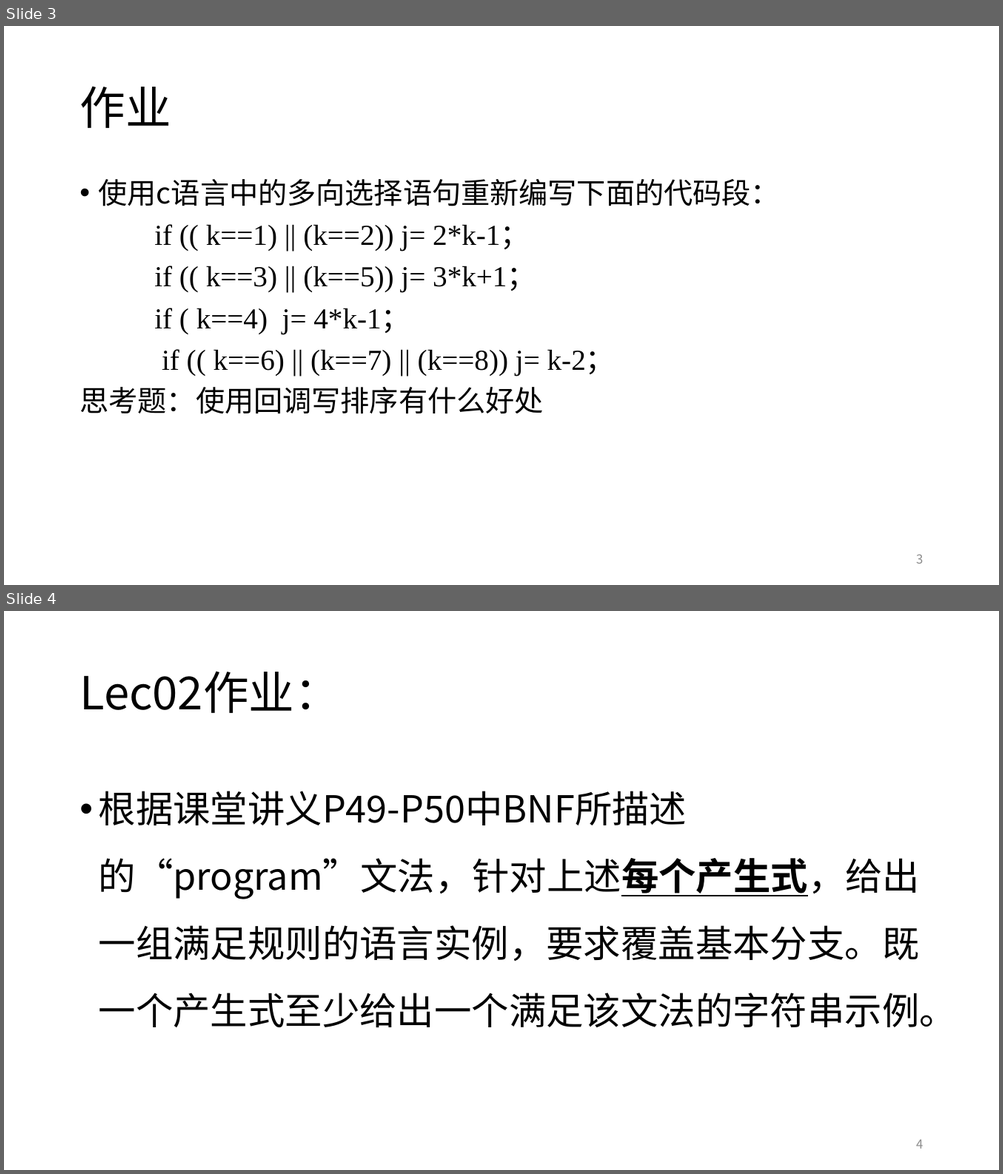
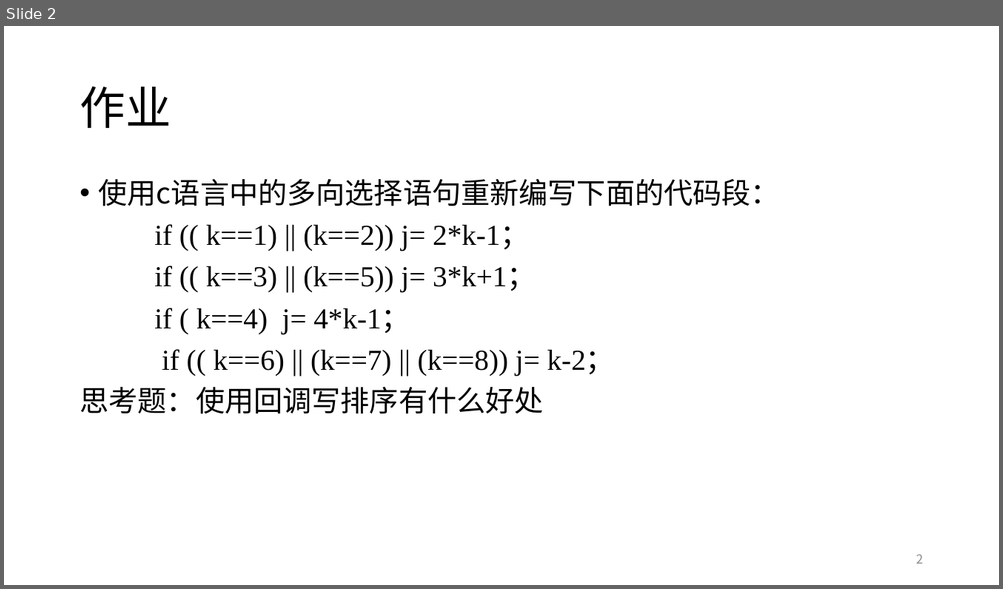
Before and after one commit to DO-MINATOR/buaa, a slide deck: 程序设计语言原理/作业2.pptx. Shown one above the other, each under a label of ours: slides 3 and 4 before the commit, slide 2 after it. The pictures are 1003x1174 and 1003x589 pixels, drawn with LibreOffice and Linux fonts; fonts in the diff are those of the drawing. Boxes give left, top, right and bottom in pixels: in the first picture for what was removed or moved away, otherwise in the second. Text is boxed around its words. In the diff, an @@ line names an element or a change of style, - is before the commit and + after.

```diff
--- a/程序设计语言原理/作业2.pptx
+++ b/程序设计语言原理/作业2.pptx
@@ slide 4 removed at box(4, 611, 999, 1170), background #FFFFFF @@
@@ title removed at box(79, 671, 339, 713) @@
-Lec02作业：
@@ text removed at box(99, 791, 956, 1028) @@
-• 根据课堂讲义P49-P50中BNF所描述的“program”文法，针对上述每个产生式，给出一组满足规则的语言实例，要求覆盖基本分支。既一个产生式至少给出一个满足该文法的字符串示例。
@@ page number removed at box(916, 1140, 922, 1149) @@
-4
@@ what was slide 3 is now slide 2 @@
@@ page number at box(916, 554, 922, 564): text changed @@
-3
+2
```
Also in this commit, not shown: 3 other slides removed.
